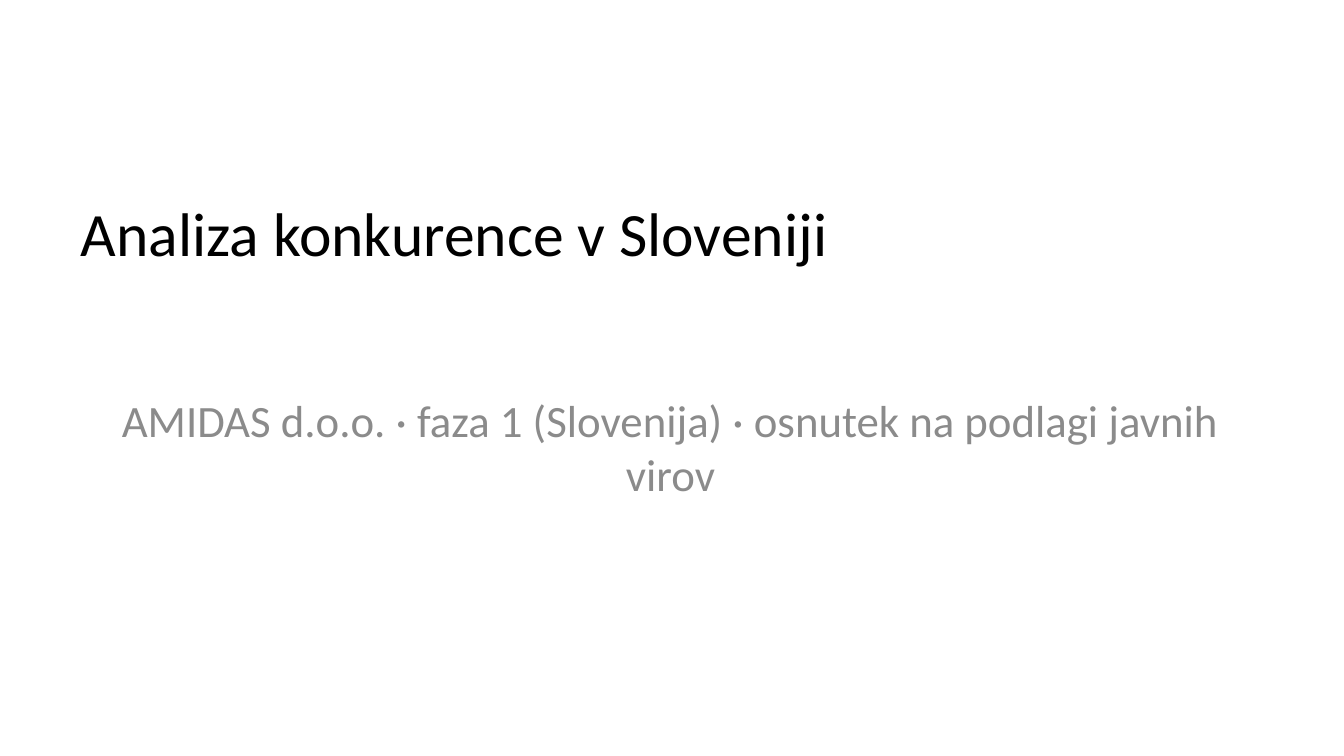
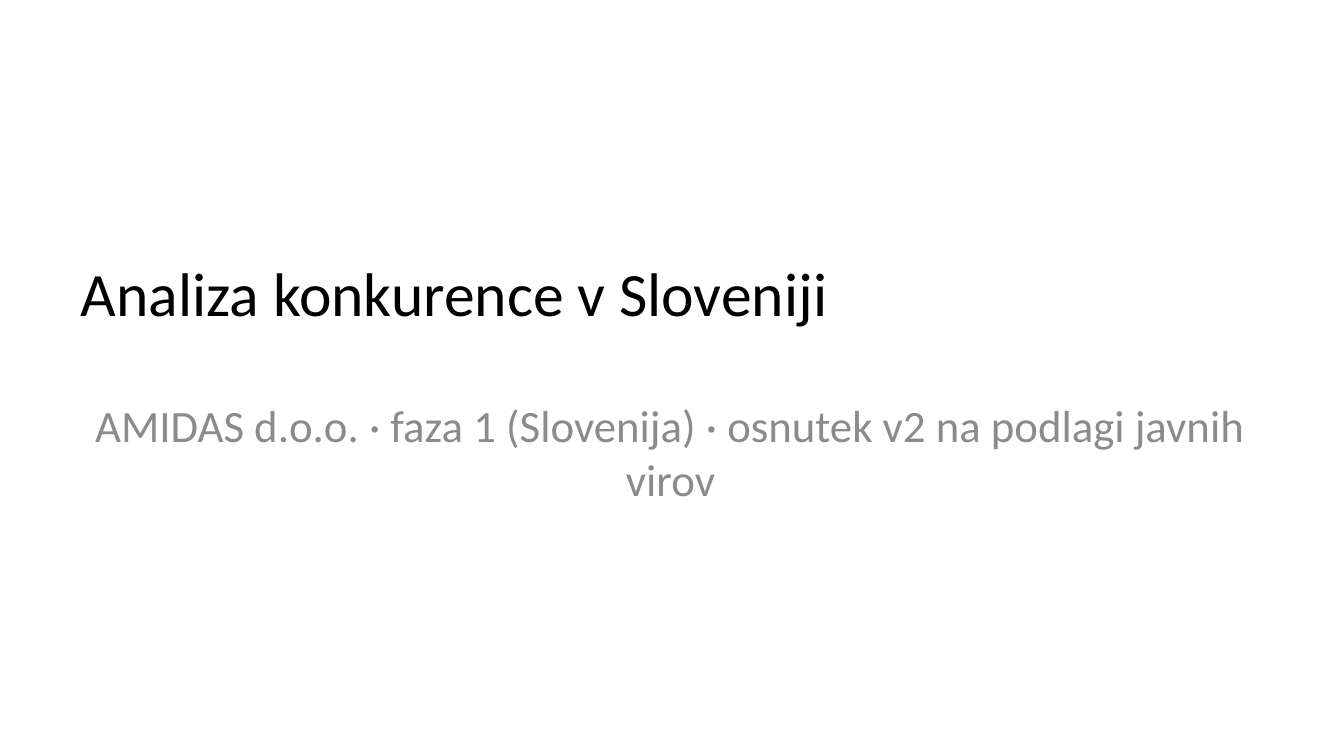
Before and after one commit to matjazambroz/github, a slide deck: slide 1 of analiza/analiza_konkurence_SI.pptx. Drawn at 1344x756 pixels with LibreOffice and Linux fonts; fonts in the diff are those of the drawing. Boxes give left, top, right and bottom in pixels: in the first picture for what was removed or moved away, otherwise in the second. Text is boxed around its words. In the diff, an @@ line names an element or a change of style, - is before the commit and + after.

```diff
--- a/analiza/analiza_konkurence_SI.pptx
+++ b/analiza/analiza_konkurence_SI.pptx
@@ title "Analiza konkurence v Sloveniji": place and size @@
-title "Analiza konkurence v Sloveniji" at [81,213,827,267]
+title "Analiza konkurence v Sloveniji" at [81,273,827,327]
@@ subtitle at [95,409,1244,496]: text changed @@
-AMIDAS d.o.o. · faza 1 (Slovenija) · osnutek na podlagi javnih virov
+AMIDAS d.o.o. · faza 1 (Slovenija) · osnutek v2 na podlagi javnih virov
```
Also in this commit, not shown: 7 other slides changed, 2 slides added, 1 slide removed, 1 other file.
